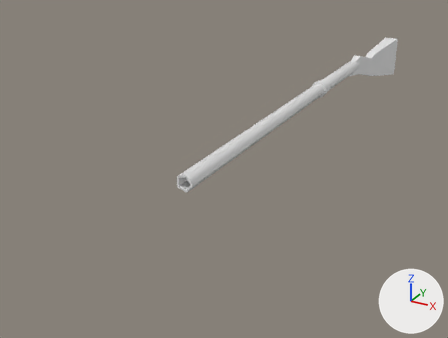
The FBX model Musket.FBX as it was, and as the next commit left it.
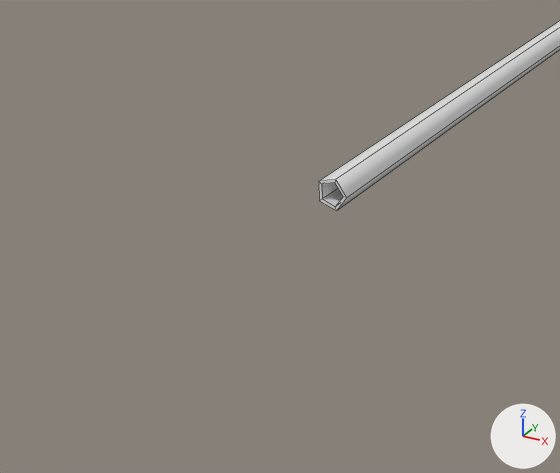
Old and new are each drawn whole from a 50 mm camera at (0.383, -1.079, 0.438) aimed at (-0.088, -0.223, 0.01) and again close up on the part from 0% to 69% of the width and 23% to 100% of the height. The lights are fixed; the arrows at lower right show +X, +Y and +Z. The close-ups show mesh edges as thin lines. Materials are left out; every surface is plain grey. Where no turn or scale is listed for an object, it has been applied to the vertices.

The first close-up shows 'Barrel'.
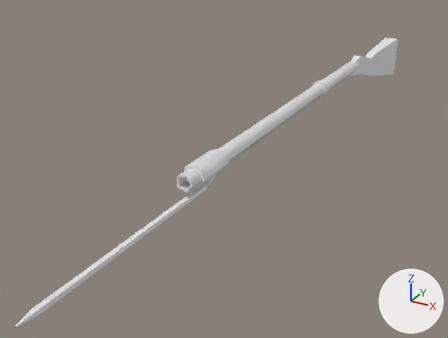
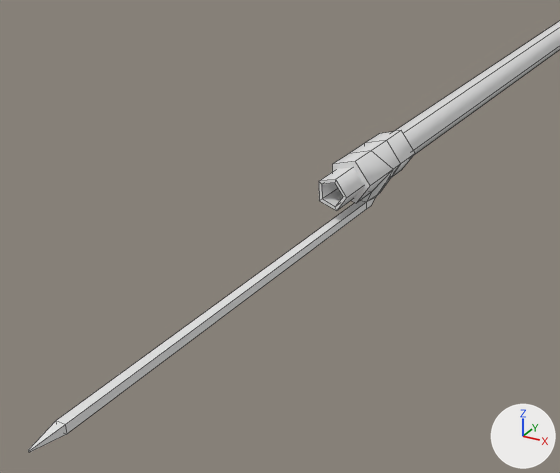
Changed parts and their boxes [x1, y1, x2, y2] in the close-ups (560 x 473 px):
'Bayonet', added
    after: [28, 131, 415, 452]

The change in detail:
Mesh me_mesh_002 is new.
It has 38 vertices, 35 faces and spans x -0.014..0.017, y -0.374..0.0, z -0.029..0.016.
Object 'Bayonet' (ob_bayonet) is new; it shows me_mesh_002.
Its location is (-0.0002, -0.3965, 0.1102).
